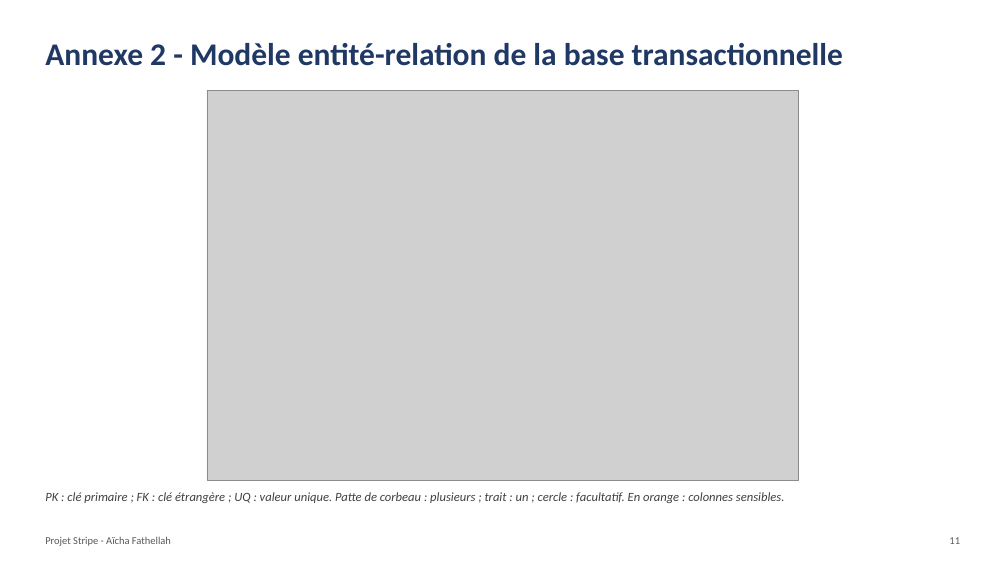
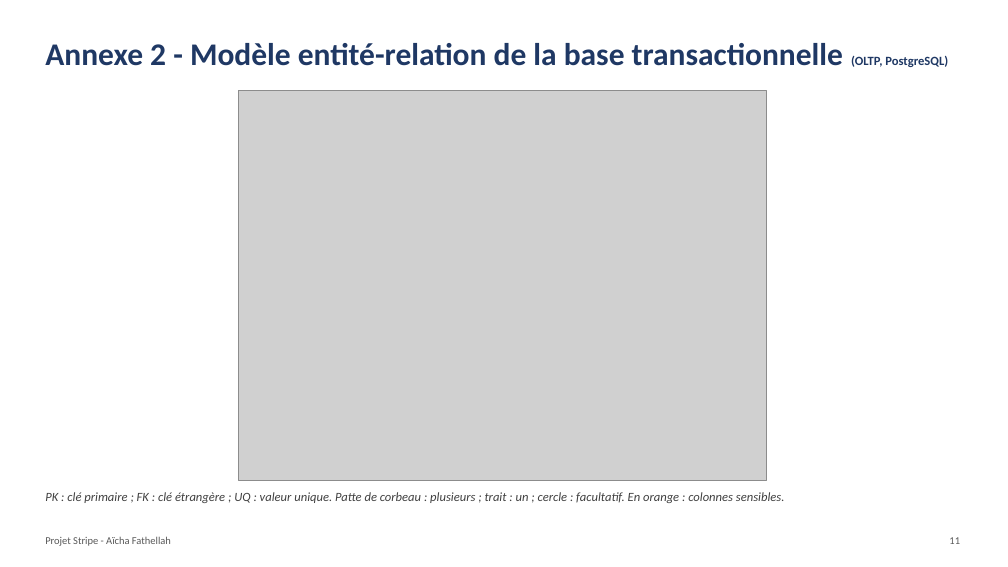
Before and after one commit to AichaFa/3-Projets_Lead, a slide deck: slide 11 of 2_Stripe_Business_Case/01_presentation/Presentation_Stripe.pptx. Drawn at 1008x567 pixels with LibreOffice and Linux fonts; fonts in the diff are those of the drawing; grey boxes stand for pictures. Boxes give left, top, right and bottom in pixels: in the first picture for what was removed or moved away, otherwise in the second. Text is boxed around its words. In the diff, an @@ line names an element or a change of style, - is before the commit and + after.

Commit message:
Modèle entité-relation : cardinalités corrigées (zéro ou plusieurs côté enfant, zéro ou un pour les clés facultatives) ; présentation mise à jour

```diff
--- a/2_Stripe_Business_Case/01_presentation/Presentation_Stripe.pptx
+++ b/2_Stripe_Business_Case/01_presentation/Presentation_Stripe.pptx
@@ title at (45, 43, 948, 67): text changed @@
-Annexe 2 - Modèle entité-relation de la base transactionnelle
+Annexe 2 - Modèle entité-relation de la base transactionnelle (OLTP, PostgreSQL)
@@ picture: place and size @@
-picture at (207, 91, 799, 480)
+picture at (239, 91, 767, 480)
```
Also in this commit, not shown: 10 other slides changed, 5 other files.
